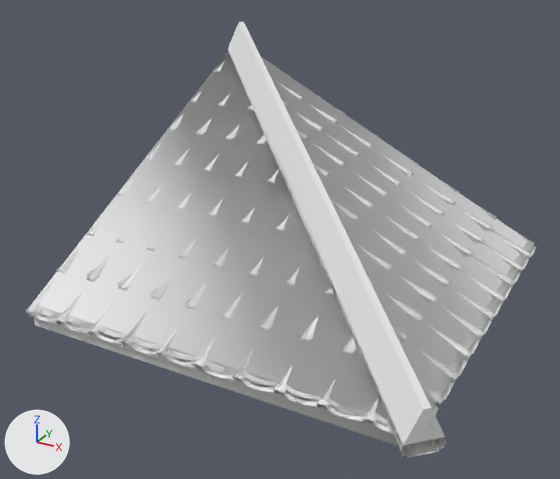
Before and after pictures for a commit that changed the FBX model Assets/JapaneseHouse/meshes/roof corner A 4x4.fbx.
Rendered twice from a camera (50 mm lens) standing at (1.44, -4.77, 3.76) and looking at (-2.05, 1.59, 0.58). Every picture has the same lights, and +X, +Y and +Z are marked at lower left. Objects named as collision shapes, trigger or cutter boxes, shadow casters or lower levels of detail are left out. Where no turn or scale is listed for an object, it has been applied to the vertices.

The older version as bpy lines, for what is in view:
```python
me_c_roof_corner_a_4x4 = bpy.data.meshes.new('C_roof corner A 4x4')
me_c_roof_corner_a_4x4.from_pydata(...)  # 16 vertices, 15 faces; spans x -4.02..0.23, y -0.21..4.04, z -0.17..2.33
me_roof_corner_a_4x4_001 = bpy.data.meshes.new('roof corner A 4x4.001')
me_roof_corner_a_4x4_001.from_pydata(...)  # 2464 vertices, 2148 faces; spans x -4.04..0.24, y -0.22..4.06, z -0.17..2.23
# faces by material slot: [72, 2076]
me_roof_corner_a_4x4_001.materials.append(mat_roof_corner)  # white #e7e7e7
me_roof_corner_a_4x4_001.materials.append(mat_roof)  # white #e7e7e7
me_roof_corner_a_4x4_lod0_001 = bpy.data.meshes.new('roof corner A 4x4_LOD0.001')
me_roof_corner_a_4x4_lod0_001.from_pydata(...)  # 2464 vertices, 2148 faces; spans x -4.04..0.24, y -0.22..4.06, z -0.17..2.23
# faces by material slot: [72, 2076]
me_roof_corner_a_4x4_lod0_001.materials.append(mat_roof_corner)  # white #e7e7e7
me_roof_corner_a_4x4_lod0_001.materials.append(mat_roof)  # white #e7e7e7
ob_c_roof_corner_a_4x4 = bpy.data.objects.new('C_roof corner A 4x4', me_c_roof_corner_a_4x4)
ob_c_roof_corner_a_4x4.location = (0.0, 0.0, 0.0)
ob_roof_corner_a_4x4 = bpy.data.objects.new('roof corner A 4x4', me_roof_corner_a_4x4_001)
ob_roof_corner_a_4x4.location = (0.0, 0.0, 0.0)
ob_roof_corner_a_4x4_lod0 = bpy.data.objects.new('roof corner A 4x4_LOD0', me_roof_corner_a_4x4_lod0_001)
ob_roof_corner_a_4x4_lod0.location = (0.0, 0.0, 0.0)
```
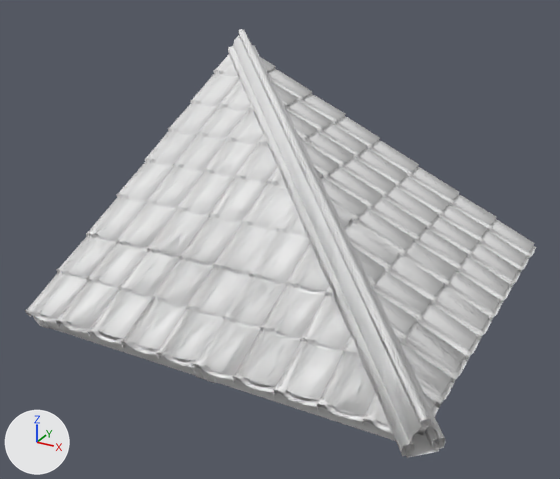
Edits to the scene script, one JSON object a line:
```json
{"op": "remove", "block": "ob_c_roof_corner_a_4x4", "code": ["ob_c_roof_corner_a_4x4 = bpy.data.objects.new('C_roof corner A 4x4', me_c_roof_corner_a_4x4)", "ob_c_roof_corner_a_4x4.location = (0.0, 0.0, 0.0)"]}
```

Pixel boxes [x1, y1, x2, y2] of what changed, in the pictures (560 x 479 px):
```json
{"object": "C_roof corner A 4x4", "change": "deleted", "before": [32, 22, 528, 446]}
{"object": "roof corner A 4x4", "change": "unchanged, uncovered by the edit", "before": [25, 48, 536, 458], "after": [25, 29, 536, 458]}
{"object": "roof corner A 4x4_LOD0", "change": "unchanged, uncovered by the edit", "before": [26, 50, 533, 457], "after": [26, 31, 533, 457]}
```
